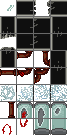
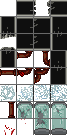
Before/after of a 67 x 135 layered artwork. What changed in the layer stack:
moved "Eingefügte Ebene" above "tubes", painted on it over [16, 102, 48, 118]
removed layer "Ebene 2" over [7, 5, 14, 11]
renamed "rohrvertikal" to "tubes", painted on it over [4, 102, 64, 135]
removed layer "Ebene 8" over [20, 119, 28, 127]
removed layer "Ebene 7" over [2, 124, 12, 135]
removed layer "new tank 3" (1st of 2) over [18, 106, 31, 118]
removed layer "new tank 2" (1st of 2) over [35, 106, 48, 127]
removed layer "new tank 2" (2nd of 2) over [35, 111, 48, 128]
removed layer "new tank" (1st of 2) over [54, 105, 64, 118]
